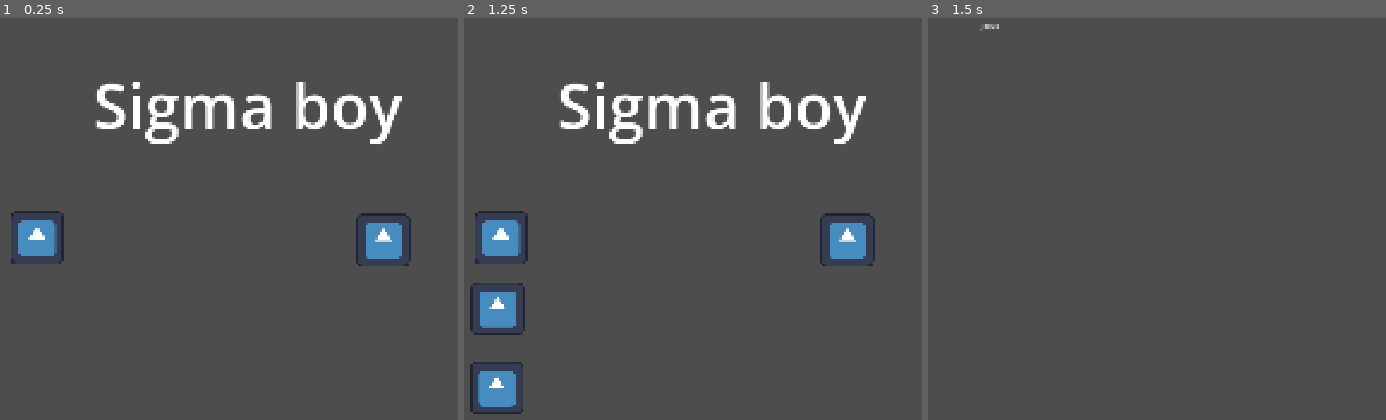
Above: before the commit, frames 1-3 (left to right).
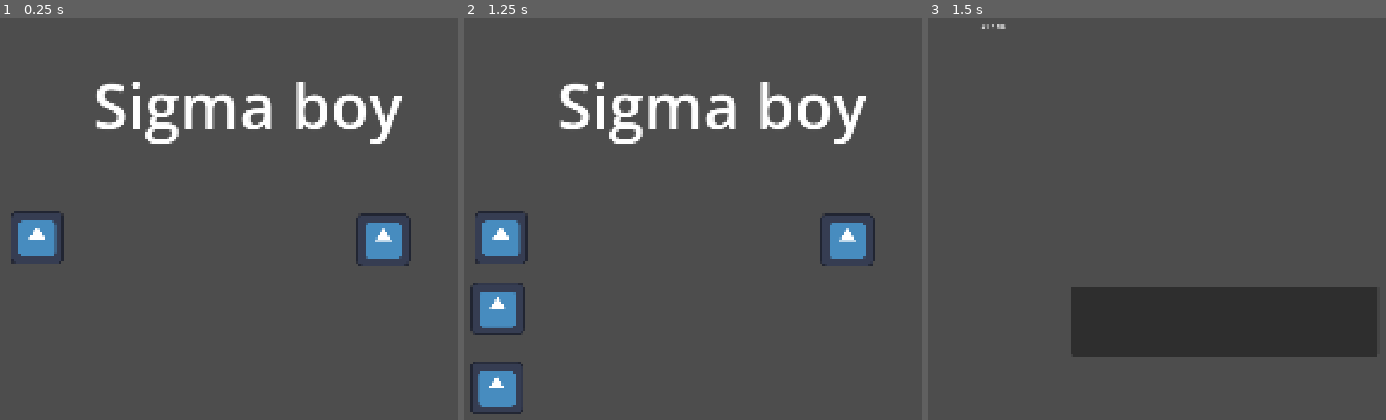
Above: after the commit, the same moments.

Repository: vincentnordlund-commits/matematikspel-gymnasiearbete
Game: Godot game, scene res://Scenes/start.tscn
Same seed, same stepped clock (60 frames per second), same inputs: the game is played once before the commit and once after it. The engine's default icon, where the game draws it, is replaced by a stand-in: a white triangle on a blue panel in a dark square.
Inputs (mouse positions are in pixels of both pictures, inside the frame that each line leads up to):
- Up to frame 1 (0.25 s): no input
- Up to frame 2 (1.25 s): click (500, 239) at 0.5 s
- Up to frame 3 (1.5 s): click (960, 307) at 1.25 s

Frames 1-2 are identical in both runs. In frame 3, 12% of the frame differs, in the area x 11-99%, y 1-85%.

Commit message:
I am a fucking architect

Diff:
--- a/Scenes/de_fyra_räknesätten.tscn
+++ b/Scenes/de_fyra_räknesätten.tscn
@@ -17,3 +17,15 @@
 offset_top = 38.0
 offset_right = 1512.0
 offset_bottom = 303.0
+
+[node name="LineEdit" type="LineEdit" parent="." unique_id=547441540]
+layout_mode = 1
+anchors_preset = -1
+anchor_right = 0.036000002
+anchor_bottom = 0.029000001
+offset_left = 667.0
+offset_top = 678.0
+offset_right = 1335.88
+offset_bottom = 810.68
+
+[connection signal="text_submitted" from="LineEdit" to="." method="_on_line_edit_text_submitted"]
--- a/Scripts/de_fyra_räknesätten.gd
+++ b/Scripts/de_fyra_räknesätten.gd
@@ -1,7 +1,30 @@
 extends Control
 
 @onready var label: Label = $Label
+@onready var line_edit: LineEdit = $LineEdit
+
+var rng = RandomNumberGenerator.new()
+
+var number1: int
+var number2: int
+
+func _ready() -> void:
+	number1 = int(randi_range(0, 100))
+
+	number2 = int(randi_range(0, 100))
+
+	label.text = "%d + %d?" % [number1, number2]
+
 
 # Called when the node enters the scene tree for the first time.
-func _ready() -> void:
-	label.text = "Jebus"
+
+
+func _on_line_edit_text_submitted(answer: String) -> void:
+	if int(answer) == number1 + number2:
+		print("Correct")
+		_ready()
+		line_edit.text = ""
+	else:
+		print("Wrong")
+		_ready()
+		line_edit.text = ""
